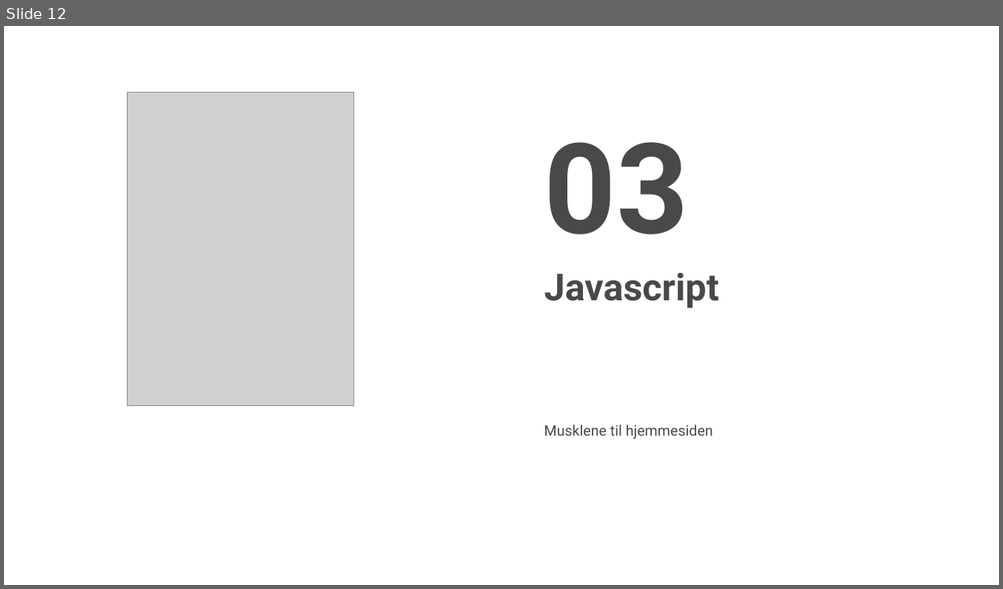
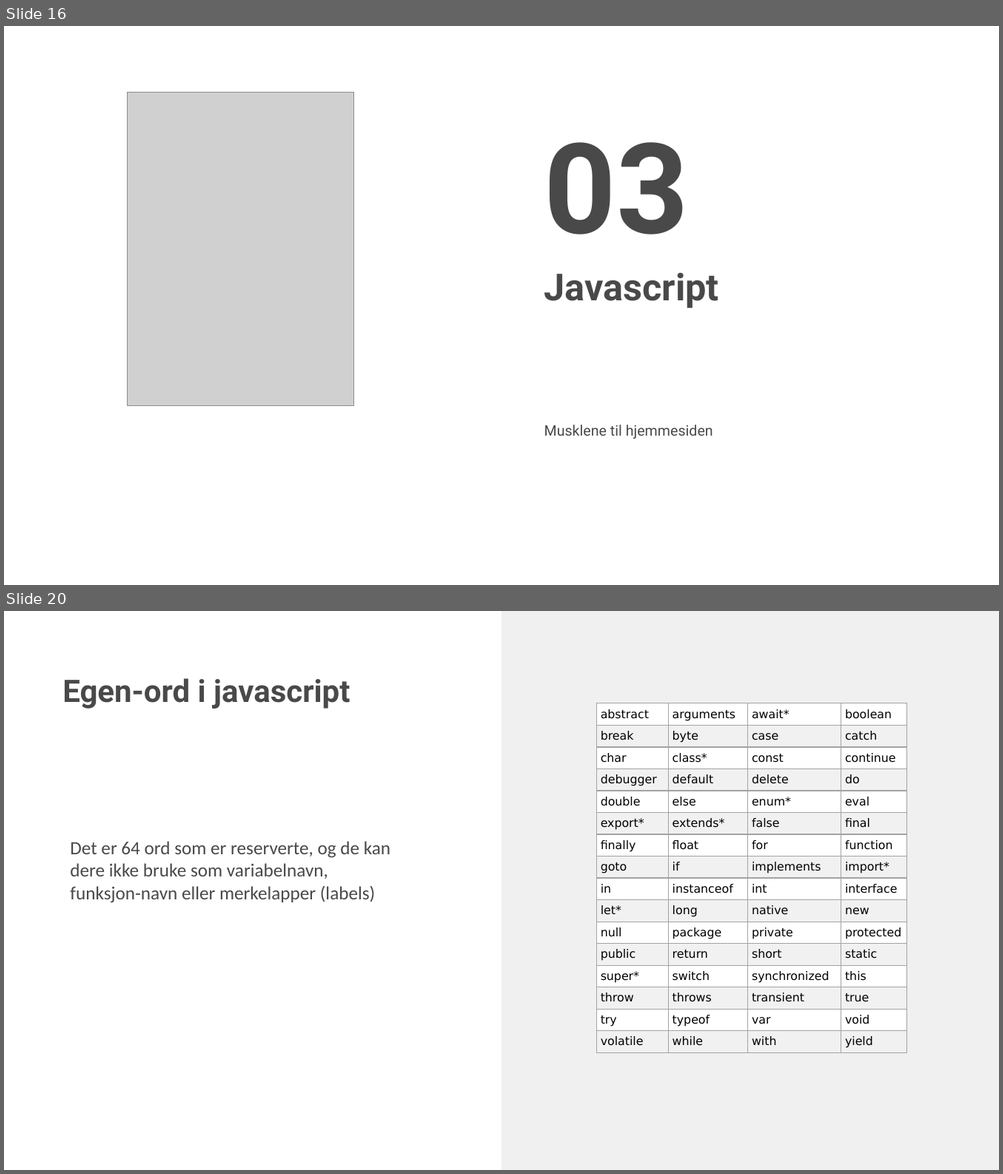
Before and after one commit to pibendik/KursSopraSteria2020, a slide deck: presentasjon.potx. Shown one above the other, each under a label of ours: slide 12 before the commit, slides 16 and 20 after it; the slides between them are not shown. The pictures are 1003x589 and 1003x1174 pixels, drawn with LibreOffice and Linux fonts; fonts in the diff are those of the drawing; grey boxes stand for pictures; background and template pictures are left out. Boxes give left, top, right and bottom in pixels: in the first picture for what was removed or moved away, otherwise in the second. Text is boxed around its words. In the diff, an @@ line names an element or a change of style, - is before the commit and + after.

```diff
--- a/presentasjon.potx
+++ b/presentasjon.potx
@@ slide 20 added at bbox=[4, 611, 999, 1170], background #FFFFFF @@
@@ rectangle added at bbox=[502, 611, 999, 1170], fill #F0F0F0 @@
@@ title added at bbox=[62, 678, 350, 709], 30 pt, text #494949, bold @@
+Egen-ord i javascript
@@ table added at bbox=[597, 703, 907, 1060], 16 rows, 4 columns @@
+abstract | arguments | await* | boolean
+break | byte | case | catch
+char | class* | const | continue
+debugger | default | delete | do
+double | else | enum* | eval
+export* | extends* | false | final
+finally | float | for | function
+goto | if | implements | import*
+in | instanceof | int | interface
+let* | long | native | new
+null | package | private | protected
+public | return | short | static
+super* | switch | synchronized | this
+throw | throws | transient | true
+try | typeof | var | void
+volatile | while | with | yield
@@ freeform shape added at bbox=[693, 778, 834, 985], fill #494949 @@
@@ freeform shape added at bbox=[723, 820, 805, 923], fill #494949 @@
@@ text added at bbox=[70, 841, 390, 903], 18 pt, text #494949 @@
+Det er 64 ord som er reserverte, og de kan dere ikke bruke som variabelnavn, funksjon-navn eller merkelapper (labels)
@@ what was slide 12 is now slide 16 @@
```
Also in this commit, not shown: 4 slides changed, 13 other slides added, 2 slides removed, 8 other files.
